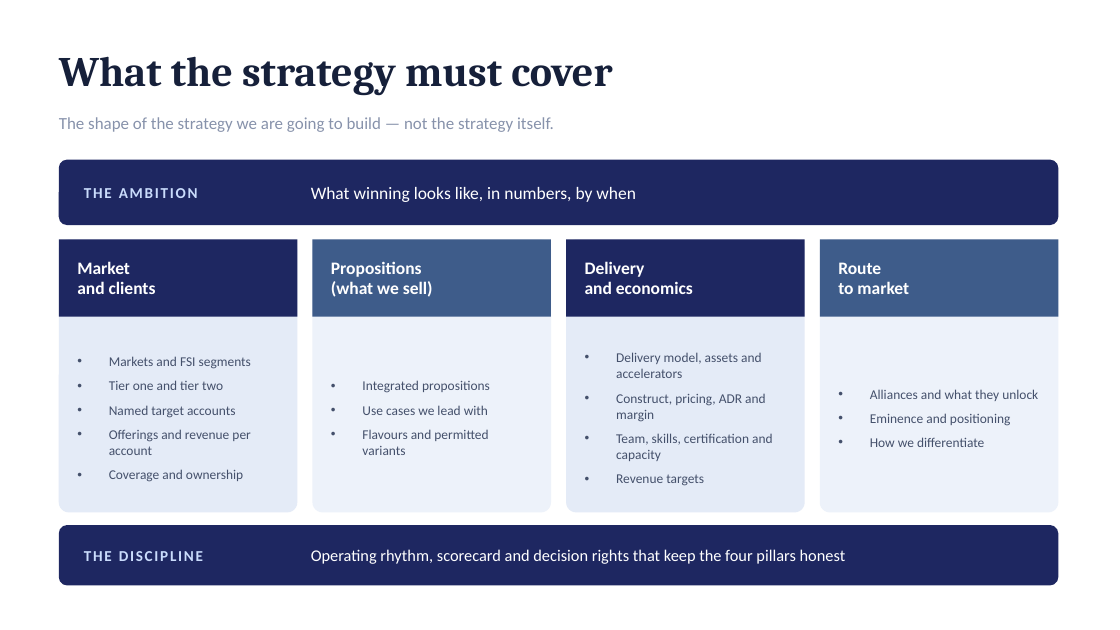
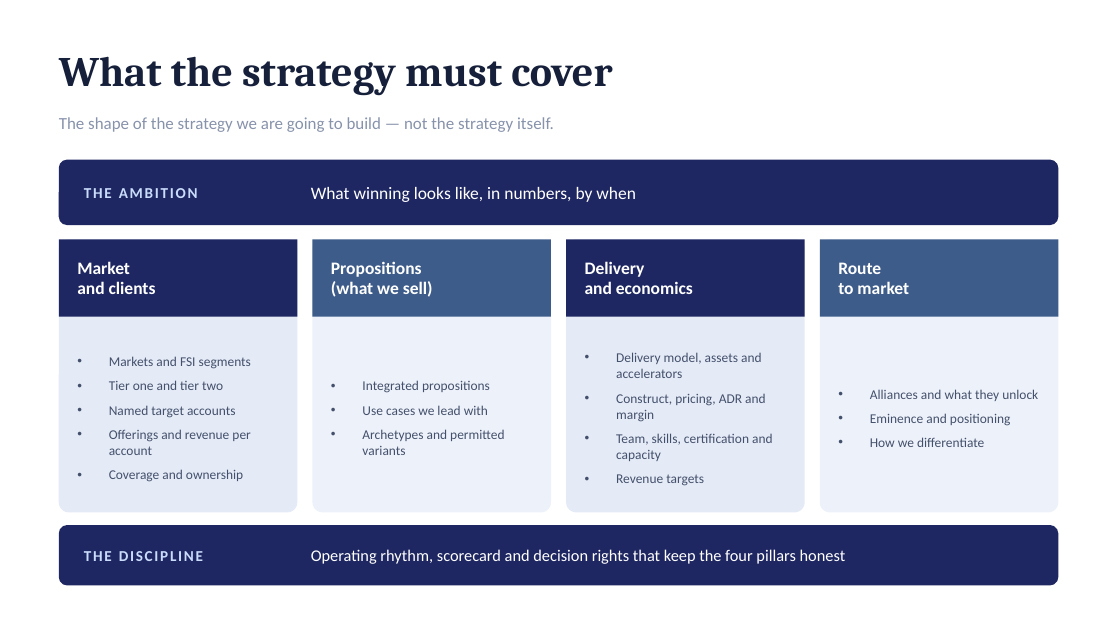
Before and after one commit to dhajjar-cyber/bae, a slide deck: slide 13 of FSI strategy/EAI&D-FSI-Strategy-Development-Plan.pptx. Drawn at 1120x630 pixels with LibreOffice and Linux fonts; fonts in the diff are those of the drawing. Boxes give left, top, right and bottom in pixels: in the first picture for what was removed or moved away, otherwise in the second. Text is boxed around its words. In the diff, an @@ line names an element or a change of style, - is before the commit and + after.

```diff
--- a/FSI strategy/EAI&D-FSI-Strategy-Development-Plan.pptx
+++ b/FSI strategy/EAI&D-FSI-Strategy-Development-Plan.pptx
@@ text at <box>362,429,504,455</box>: text changed @@
-• Flavours and permitted variants
+• Archetypes and permitted variants
```
Also in this commit, not shown: 5 other slides changed, 2 other files.
